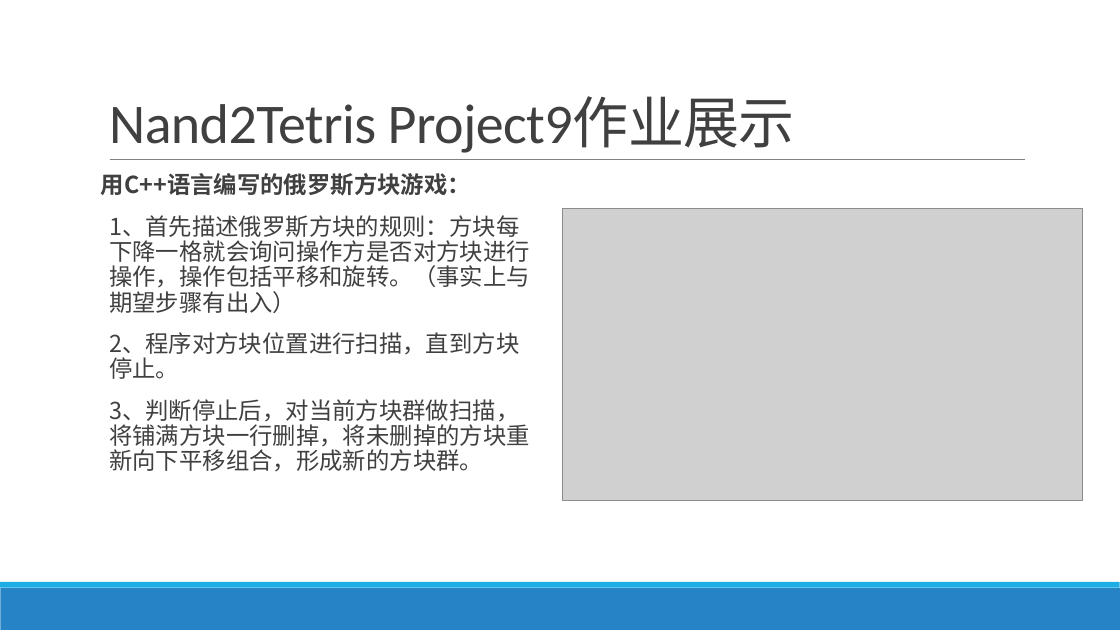
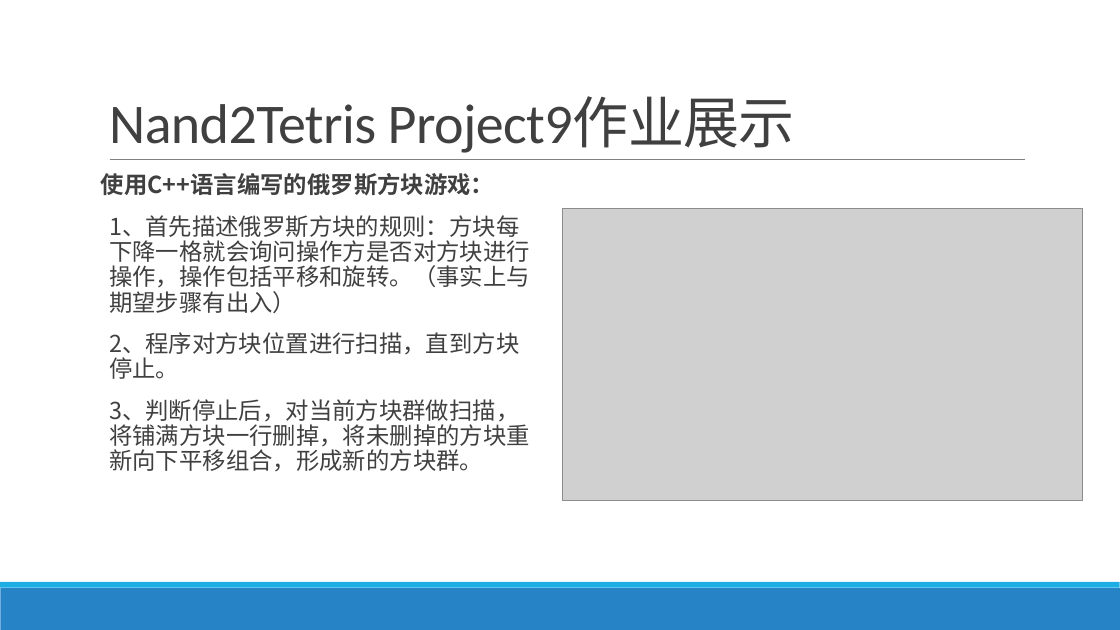
Before and after one commit to jisuansiwei2017/SDCT-2017-Fall, a slide deck: slide 10 of weekly_report/group3/week4.pptx. Drawn at 1120x630 pixels with LibreOffice and Linux fonts; fonts in the diff are those of the drawing; grey boxes stand for pictures. Boxes give left, top, right and bottom in pixels: in the first picture for what was removed or moved away, otherwise in the second. Text is boxed around its words. In the diff, an @@ line names an element or a change of style, - is before the commit and + after.

```diff
--- a/weekly_report/group3/week4.pptx
+++ b/weekly_report/group3/week4.pptx
@@ text at (101, 173, 494, 196): text changed @@
-用C++语言编写的俄罗斯方块游戏：
+使用C++语言编写的俄罗斯方块游戏：
```
Also in this commit, not shown: 2 other slides changed, 5 slides added.
